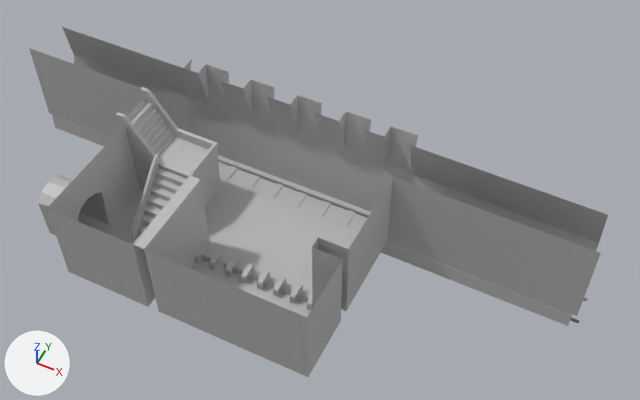
One commit to the FBX model ProjectVrijV1/Assets/3D models/EnvironmentModel/Station.fbx: the scene before it, then after it.
Before and after are seen from a 50 mm camera at (-2.8, -115.2, 82.9) aimed at (-26.7, -67.4, 23.1). The axes (+X, +Y, +Z) are drawn at lower left. The lights are the same throughout. Where no turn or scale is listed for an object, it has been applied to the vertices.
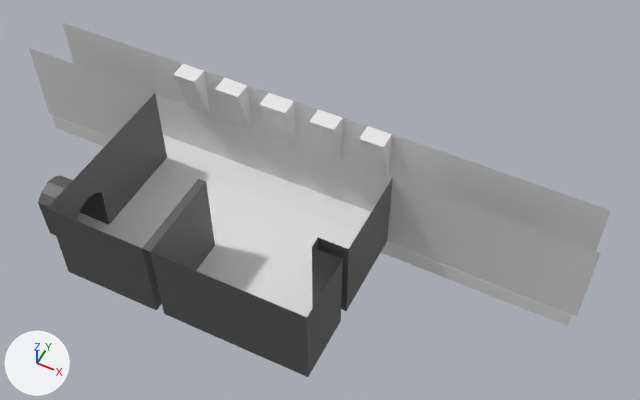
The newer file is also turned or shifted as a whole; pictures and numbers use the older file's frame.

What differs and where, as boxes (x1, y1, x2, y2) in the pictures (640 x 400 px; the box of a moved part takes in the faces that stretch with it):
'pPlane30', recoloured, reshaped: before (29, 27, 608, 377); after (29, 23, 611, 377)
'pPlane32', deleted: before (116, 87, 221, 240)
'pCube68', deleted: before (194, 245, 313, 310)
'pCube59', deleted: before (218, 159, 588, 323)
    faces in mat_lambert1 (grey #bcbcbc): (221, 166, 355, 226)
    faces in mat_metalenplaten_mat (grey #7e7e7e): (218, 159, 588, 323)
part 1 of me_mesh, moved or reshaped: before (62, 27, 608, 279); after (63, 23, 611, 279)
part 2 of me_mesh, recoloured: (38, 93, 393, 377) in both

The edits, one by one:
Material 'Station2_MAT' (mat_station2_mat) changes colour from grey #bcbcbc to white #eaeaea; in linear values from (0.5, 0.5, 0.5) to (0.825, 0.825, 0.825).
Material 'Station_1' (mat_station_1) is new.
Its base color is (0.108, 0.108, 0.108) (dark grey #5c5c5c).
me_mesh is used by ob_pplane30; location (-31.01, -71.07, 22.19).
me_mesh had 334 vertices, 289 faces and spanned x -28.5..28.5, y -10.9..10.9, z -5.5..5.5.
me_mesh now has 334 vertices, 299 faces and spans x -28.5..28.5, y -10.9..10.1, z -5.5..5.3.
Part 1, on me_mesh:
60 vertices are removed from x -28.2..28.1, y 9.4..10.9, z -1.3..5.5.
60 faces are deleted.
22 vertices in x -5.2, y -10.9..9.4, z -5.2..5.3 move by (0.9, 0.0, 0.0).
21 vertices in x -4.1, y -10.9..9.4, z -5.2..5.3 move by (0.6, 0.0, 0.0).
16 vertices in x -11.6, y -10.9..9.4, z -5.2..5.3 move by (0.3, 0.0, 0.0).
6 vertices move from x -28.2..28.1, y 9.7..9.8, z -1.7..-1.2 to x -28.2..28.1, y 10.1, z -0.6..-0.3.
5 vertices are added at (-3.5, 10.1, 5.2), (7.8, 10.1, 5.2), (28.1, 10.1, 5.0), (-11.4, 9.8, 0.1), (-11.4, 8.3, 5.2).
11 new vertices lie (0.5, 0.0, 0.0) away from vertices in x 7.8, y -3.6..9.8, z -5.2..5.3.
9 new vertices lie (0.0, 0.7, 4.9) away from vertices in x -13.7..5.9, y 9.4, z -5.2.
13 new vertices lie (0.0, 0.0, 5.5) away from vertices in x -28.2..10.5, y 9.7..10.1, z -1.3..-0.3.
11 new vertices lie (0.0, -0.3, 0.4) away from vertices in x -13.7..8.3, y 9.8..10.1, z -1.3..-0.3.
11 new vertices lie (0.0, -1.5, 5.1) away from vertices in x -13.7..8.3, y 9.8, z 0.1.
68 new faces join them, mat_station2_mat (white #eaeaea).
2 new faces join them, mat_station_1 (dark grey #5d5d5d).
me_mesh part 2: 73 faces spanning x -18.1..10.5, y -10.9..5.3, z -3.4..5.3 switch from mat_lambert1 (grey #bcbcbc) to mat_station_1 (dark grey #5d5d5d).
Object 'pCube59' (ob_pcube59) is deleted.
Object 'pCube68' (ob_pcube68) is deleted.
Object 'pPlane32' (ob_pplane32) is deleted.
